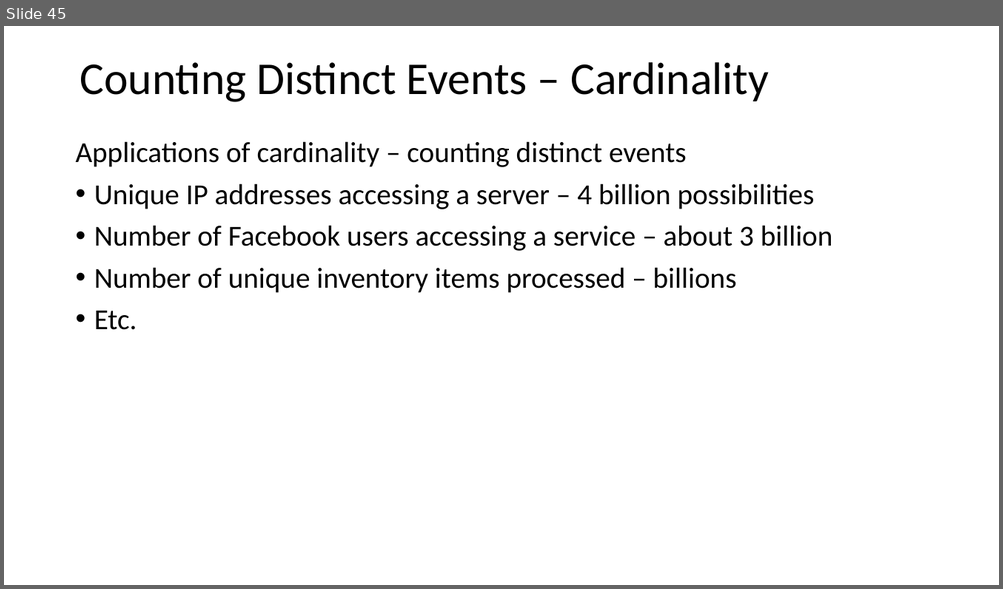
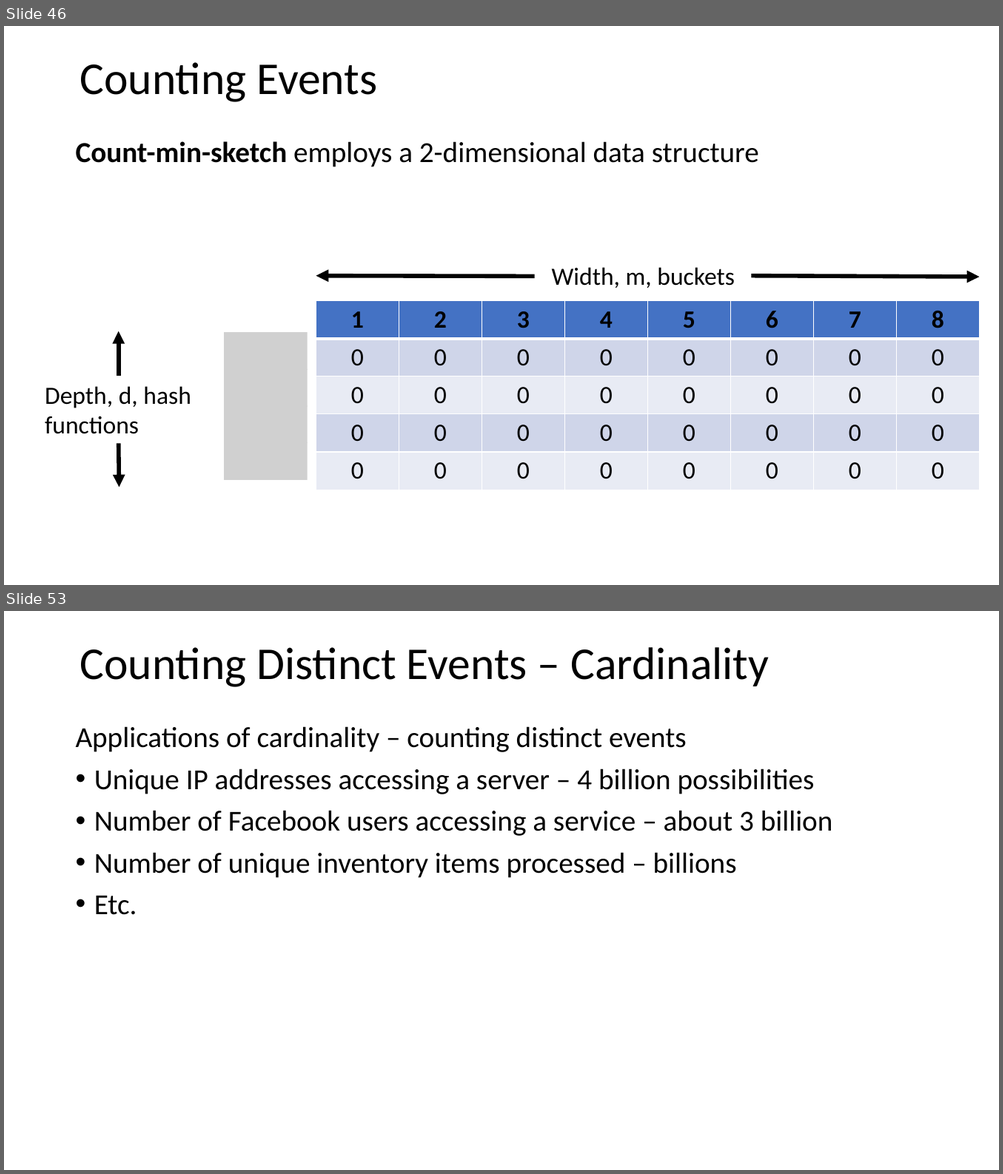
Before and after one commit to StephenElston/CSCI-E-108, a slide deck: slides/3_StreamingAnalytics.pptx. Shown one above the other, each under a label of ours: slide 45 before the commit, slides 46 and 53 after it; the slides between them are not shown. The pictures are 1003x589 and 1003x1174 pixels, drawn with LibreOffice and Linux fonts; fonts in the diff are those of the drawing; grey boxes stand for pictures. Boxes give left, top, right and bottom in pixels: in the first picture for what was removed or moved away, otherwise in the second. Text is boxed around its words. In the diff, an @@ line names an element or a change of style, - is before the commit and + after.

Commit message:
Added count-min-sketch example

```diff
--- a/slides/3_StreamingAnalytics.pptx
+++ b/slides/3_StreamingAnalytics.pptx
@@ slide 46 added at [4,26,999,585], background #FFFFFF @@
@@ text added at [79,62,377,102], 44 pt, text #000000 @@
+Counting Events
@@ text added at [76,141,759,167], 28 pt, text #000000 @@
+Count-min-sketch employs a 2-dimensional data structure
@@ text added at [552,267,734,288], 24 pt, text #000000 @@
+Width, m, buckets
@@ arrow added from (535, 277) to (316, 276), #000000 4 pt @@
@@ arrow added from (751, 276) to (979, 277), #000000 4 pt @@
@@ table added at [316,301,979,488], 5 rows, 8 columns @@
+1 | 2 | 3 | 4 | 5 | 6 | 7 | 8
+0 | 0 | 0 | 0 | 0 | 0 | 0 | 0
+0 | 0 | 0 | 0 | 0 | 0 | 0 | 0
+0 | 0 | 0 | 0 | 0 | 0 | 0 | 0
+0 | 0 | 0 | 0 | 0 | 0 | 0 | 0
@@ arrow added from (119, 376) to (119, 331), #000000 4 pt @@
@@ picture added at [224,332,307,370] @@
@@ picture added at [224,369,307,406] @@
@@ text added at [45,386,191,434], 24 pt, text #000000 @@
+Depth, d, hash functions
@@ picture added at [224,406,307,443] @@
@@ arrow added from (119, 444) to (119, 488), #000000 4 pt @@
@@ picture added at [224,443,307,480] @@
@@ what was slide 45 is now slide 53 @@
```
Also in this commit, not shown: 1 slide changed, 6 other slides added.
